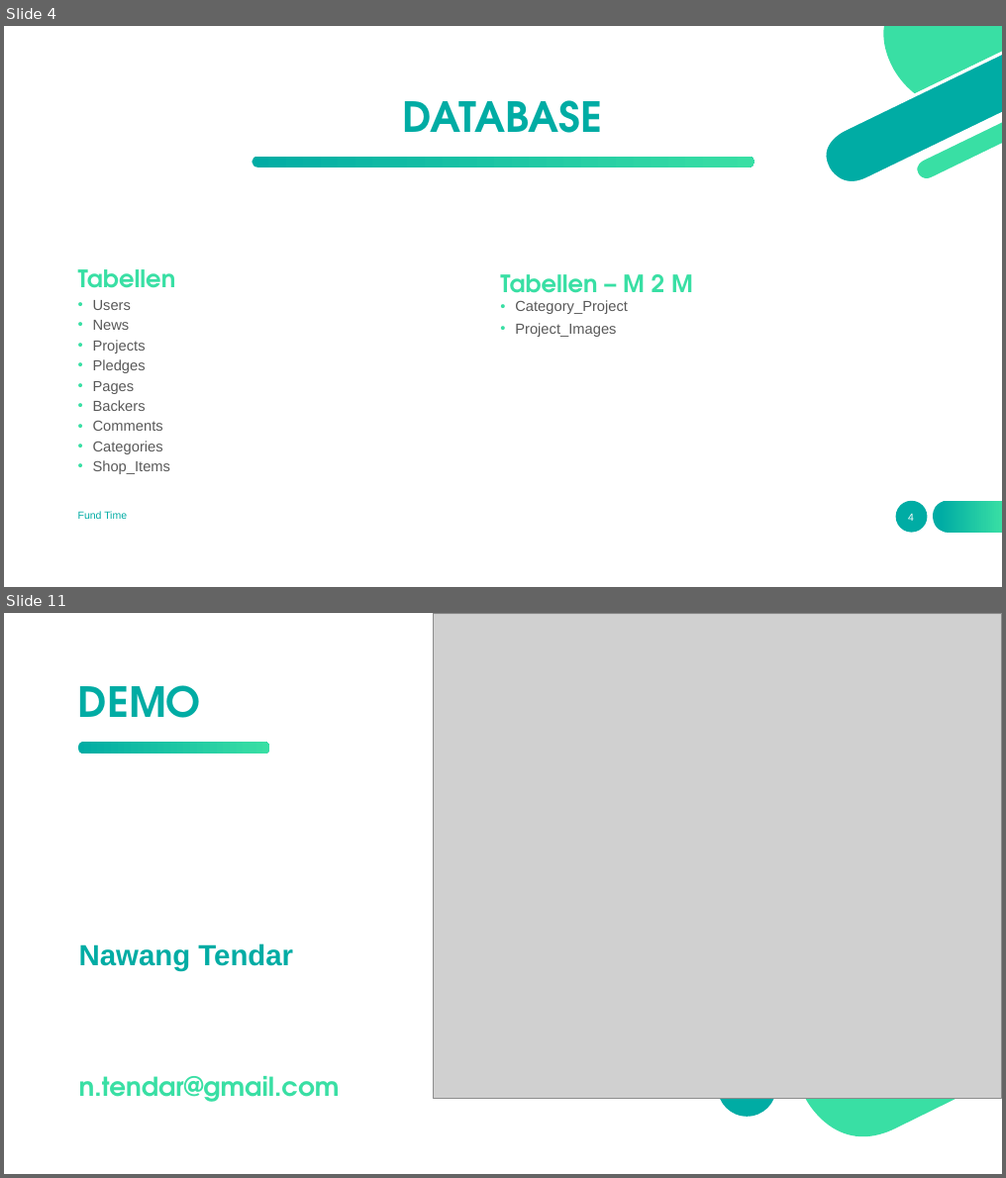
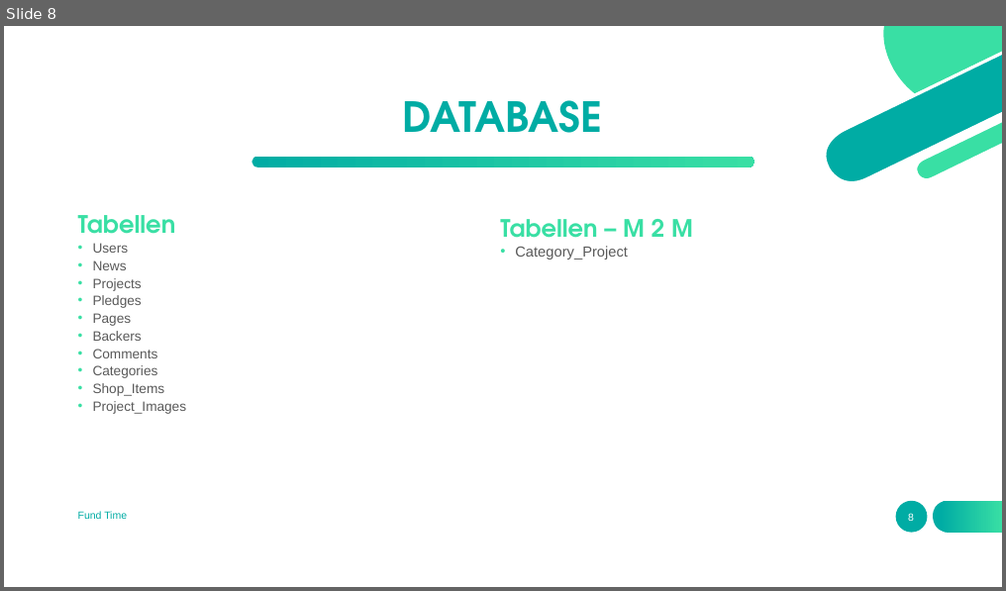
Before and after one commit to nawatend/fundtime, a slide deck: docs/Fund Time.pptx. Shown one above the other, each under a label of ours: slides 4 and 11 before the commit, slide 8 after it; the slides between them are not shown. The pictures are 1006x1178 and 1006x591 pixels, drawn with LibreOffice and Linux fonts; fonts in the diff are those of the drawing; grey boxes stand for pictures. Boxes give left, top, right and bottom in pixels: in the first picture for what was removed or moved away, otherwise in the second. Text is boxed around its words. In the diff, an @@ line names an element or a change of style, - is before the commit and + after.

```diff
--- a/docs/Fund Time.pptx
+++ b/docs/Fund Time.pptx
@@ slide 11 removed at (4, 613, 1002, 1174), background #FFFFFF @@
@@ picture removed at (434, 613, 1002, 1099) @@
@@ freeform shape removed at (591, 613, 998, 786) @@
@@ title removed at (78, 685, 201, 718) @@
-DEMO
@@ freeform shape removed at (78, 741, 269, 755) @@
@@ freeform shape removed at (795, 922, 1002, 1138) @@
@@ text removed at (79, 944, 293, 971) @@
-Nawang Tendar
@@ freeform shape removed at (717, 1057, 777, 1118) @@
@@ text removed at (79, 1076, 340, 1102) @@
-n.tendar@gmail.com
@@ what was slide 4 is now slide 8 @@
@@ slide 8 changed as well @@
@@ text at (93, 243, 165, 396): size 14 to 12.9 pt in "Users", "News", "Projects", "Pledges" and 5 more places; line spacing 0.8 to 0.7 @@
@@ 4 texts: place and size @@
-4 texts at (78, 270, 693, 474)
+4 texts at (78, 215, 693, 414)
@@ text at (515, 323, 616, 337): paragraph removed @@
-• Project_Images
@@ text at (93, 401, 187, 414): paragraph added @@
+• Project_Images
@@ page number at (908, 513, 914, 521): text changed @@
-4
+8
```
Also in this commit, not shown: 4 other slides changed, 8 slides added, 5 other slides removed, 4 other files.
